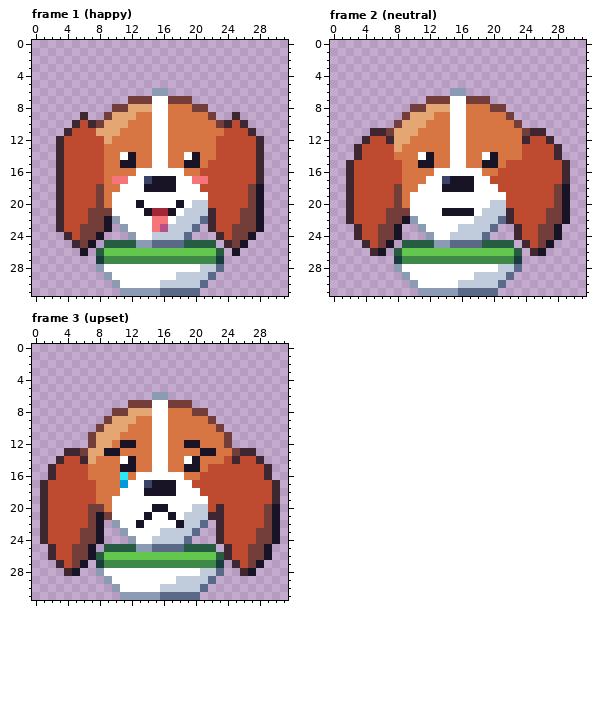
Pixel-art file: art/dogs/face-dog-biscuit.aseprite. The picture above is the old version.
32x32 pixels, 3 frames. Shown: frame 1 (happy), frame 2 (neutral), frame 3 (upset).
New version:
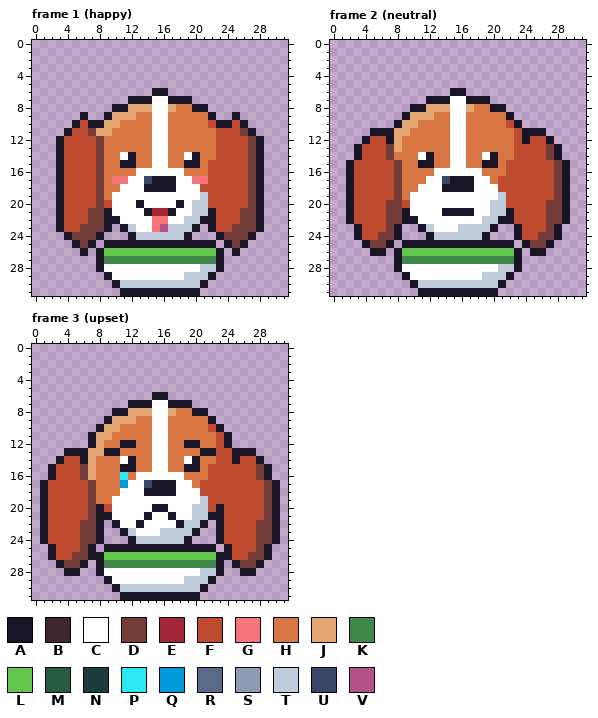
Palette (. is transparent): A #181425  B #3e2731  C #ffffff  D #733e39  E #a22633  F #be4a2f  G #f6757a  H #d77643  J #e4a672  K #3e8948  L #63c74d  M #265c42  N #193c3e  P #2ce8f5  Q #0099db  R #5a6988  S #8b9bb4  T #c0cbdc  U #3a4466  V #b55088
Diff:
--- frame 1 (happy)
@@ x 0..31 @@
  5 ................................
- 6 ...............SS...............
- 7 ............DDDCCDDD............
- 8 ..........DDJJJCCHHHDD..........
- 9 ......B..DJJJHHCCHHHHHD..B......
-10 .....BFBDJJJHHHCCHHHHHHDBFB.....
-11 ....BFFFJJJHHHHCCHHHHHHHFFFB....
-12 ...BFFFFFJHHHHHCCHHHHHHFFFFFB...
-13 ...BFFFFFHHHHHHCCHHHHHHFFFFFB...
-14 ...BFFFFFHHCAHHCCHHCAHHFFFFFB...
-15 ...BFFFFFHHAAHHCCHHAAHFFFFFFB...
-16 ...BFFFFFHHHHCCCCCCHHFFFFFFFB...
-17 ...BFFFFFHGGCCUAAACCGGFFFFFFB...
-18 ...BFFFFDHHCCCAAAACCCFFFFFFDA...
-19 ...BFFFFDHCCCCCCCCCCCCFFFFFDA...
-20 ...BFFFFDHCCCACCCCACTTFFFFFDA...
-21 ...BFFFDDDCCCCAEEACTTTBFFFDDA...
-22 ...BFFFDDASCCCCGGCTTTRBFFFDDA...
-23 ...BFFDDDA.SCCCGVTTTR.BFFDDDA...
-24 ....BFDDA...SCCTTTTR...BFDDA....
-25 .....BDA.MMMMSSRRRRMMMM.BDA.....
-26 ......A.MLLLLLLLLLLLLLLM.A......
-27 ........NKKKKKKKKKKKKKKN........
-28 ........SCCCCCCCCCCCCTTR........
-29 .........SCCCCCCCCTTTTR.........
-30 ..........SCCCCCTTTTTR..........
-31 ...........SSSSSRRRRR...........
+ 6 ...............AA...............
+ 7 ............AAACCAAA............
+ 8 ..........AAJJJCCJHHAA..........
+ 9 ......A..AJJJHHCCHHHHHA..A......
+10 .....AFAAJJHHHHCCHHHHHFAAFA.....
+11 ....AFFDJJHHHHHCCHHHHHHFFFDA....
+12 ...AFFFFDHHHHHHCCHHHHHHFFFFDA...
+13 ...AFFFFDHHHHHHCCHHHHHHFFFFDA...
+14 ...AFFFFDHHCAHHCCHHCAHHFFFFDA...
+15 ...AFFFFDHHAAHHCCHHAAHFFFFFDA...
+16 ...AFFFFDHHHHCCCCCCHHHFFFFFDA...
+17 ...AFFFFDHGGCCUAAACCGGFFFFFDA...
+18 ...AFFFFDHHCCCAAAACCCFFFFFFDA...
+19 ...AFFFFDHCCCCCCCCCCCTFFFFFDA...
+20 ...AFFFFDFCCCACCCCACTTFFFFFDA...
+21 ...AFFFDDACCCCAEEACCTTAFFFDDA...
+22 ...AFFFDDAACCCCGGCCTTAAFFFDDA...
+23 ...AFFDDDA.ATCCGVTTTA.AFFDDDA...
+24 ....ADDDA...ATTTTTTA...ADDDA....
+25 .....ADA.AAAAAAAAAAAAAA.ADA.....
+26 ......A.ALLLLLLLLLLLLLLA.A......
+27 ........AKKKKKKKKKKKKKKA........
+28 ........ACCCCCCCCCCCCTTA........
+29 .........ACCCCCCCCCTTTA.........
+30 ..........ATTTTTTTTTTA..........
+31 ...........AAAAAAAAAA...........
--- frame 2 (neutral)
@@ x 0..31 @@
  5 ................................
- 6 ...............SS...............
- 7 ............DDDCCDDD............
- 8 ..........DDJJJCCHHHDD..........
- 9 .........DJJJHHCCHHHHHD.........
-10 ........DJJJHHHCCHHHHHHD........
-11 .....BBDJJJHHHHCCHHHHHHHDBB.....
-12 ....BFFBJJHHHHHCCHHHHHHHBFFB....
-13 ...BFFFFJHHHHHHCCHHHHHHHFFFFB...
-14 ...BFFFFHHHCAHHCCHHCAHHHFFFFB...
-15 ..BFFFFFFHHAAHHCCHHAAHFFFFFFFB..
-16 ..BFFFFFFHHHHCCCCCCHHFFFFFFFFB..
-17 ..BFFFFFFHHHCCUAAACCFFFFFFFFFB..
-18 ..BFFFFFDHHCCCAAAACCCFFFFFFFDA..
-19 ..BFFFFFDHCCCCCCCCCCCCFFFFFFDA..
-20 ..BFFFFFDHCCCCCCCCCCTTFFFFFFDA..
-21 ..BFFFFDDDCCCCAAAACTTTBFFFFDDA..
-22 ..BFFFFDDASCCCCCCCTTTRBFFFFDDA..
-23 ...BFFDDA..SCCCCTTTTR..BFFDDA...
-24 ...BFFDDA...SCCTTTTR...BFFDDA...
-25 ....BFDA.MMMMSSRRRRMMMM.BFDA....
-26 .....BA.MLLLLLLLLLLLLLLM.BA.....
-27 ........NKKKKKKKKKKKKKKN........
-28 ........SCCCCCCCCCCCCTTR........
-29 .........SCCCCCCCCTTTTR.........
-30 ..........SCCCCCTTTTTR..........
-31 ...........SSSSSRRRRR...........
+ 6 ...............AA...............
+ 7 ............AAACCAAA............
+ 8 ..........AAJJJCCJHHAA..........
+ 9 .........AJJJHHCCHHHHHA.........
+10 ........AJJHHHHCCHHHHHFA........
+11 .....AAAJJHHHHHCCHHHHHHFAAA.....
+12 ....AFFAJHHHHHHCCHHHHHHFAFFA....
+13 ...AFFFDJHHHHHHCCHHHHHHFFFFDA...
+14 ...AFFFDHHHCAHHCCHHCAHHFFFFDA...
+15 ..AFFFFFDHHAAHHCCHHAAHFFFFFFDA..
+16 ..AFFFFFDHHHHCCCCCCHHHFFFFFFDA..
+17 ..AFFFFFDHHHCCUAAACCHFFFFFFFDA..
+18 ..AFFFFFDHHCCCAAAACCCFFFFFFFDA..
+19 ..AFFFFFDHCCCCCCCCCCCTFFFFFFDA..
+20 ..AFFFFDDFCCCCCCCCCCTTFFFFFDDA..
+21 ..AFFFFDDACCCCAAAACCTTAFFFFDDA..
+22 ..AFFFFDDAACCCCCCCCTTAAFFFFDDA..
+23 ...AFFFDA..ATCCCTTTTA..AFFFDA...
+24 ...AFFDDA...ATTTTTTA...AFFDDA...
+25 ....ADDA.AAAAAAAAAAAAAA.ADDA....
+26 .....AA.ALLLLLLLLLLLLLLA.AA.....
+27 ........AKKKKKKKKKKKKKKA........
+28 ........ACCCCCCCCCCCCTTA........
+29 .........ACCCCCCCCCTTTA.........
+30 ..........ATTTTTTTTTTA..........
+31 ...........AAAAAAAAAA...........
--- frame 3 (upset)
@@ x 0..31 @@
  5 ................................
- 6 ...............SS...............
- 7 ............DDDCCDDD............
- 8 ..........DDJJJCCHHHDD..........
- 9 .........DJJJHHCCHHHHHD.........
-10 ........DJJJHHHCCHHHHHHD........
-11 .......DJJJHHHHCCHHHHHHHD.......
-12 .......DJJHAAHHCCHHAAHHHD.......
-13 ....BBDJJAAHHHHCCHHHHAAHHDBB....
-14 ...BFFBJHHHCAHHCCHHCAHHHFBFFB...
-15 ..BFFFFHHHHAAHHCCHHAAHFFFFFFFB..
-16 ..BFFFFHHHHPHCCCCCCHHFFFFFFFFB..
-17 .BFFFFFFHHHQCCUAAACCFFFFFFFFFFB.
-18 .BFFFFFFHHHCCCAAAACCCFFFFFFFFFB.
-19 .BFFFFFFHHCCCCCCCCCCCCFFFFFFFFB.
-20 .BFFFFFDDHCCCCCAACCCTTFBFFFFFDA.
-21 .BFFFFFDADCCCCACCACTTTBBFFFFFDA.
-22 .BFFFFFDA.SCCACCCCATTR.BFFFFFDA.
-23 .BFFFFDDA..SCCCCTTTTR..BFFFFDDA.
-24 .BFFFFDDA...SCCTTTTR...BFFFFDDA.
-25 ..BFFDDA.MMMMSSRRRRMMMM.BFFDDA..
-26 ..BFFDDAMLLLLLLLLLLLLLLMBFFDDA..
-27 ...BFDA.NKKKKKKKKKKKKKKN.BFDA...
-28 ....BA..SCCCCCCCCCCCCTTR..BA....
-29 .........SCCCCCCCCTTTTR.........
-30 ..........SCCCCCTTTTTR..........
-31 ...........SSSSSRRRRR...........
+ 6 ...............AA...............
+ 7 ............AAACCAAA............
+ 8 ..........AAJJJCCJHHAA..........
+ 9 .........AJJJHHCCHHHHHA.........
+10 ........AJJHHHHCCHHHHHFA........
+11 .......AJJHHHHHCCHHHHHHFA.......
+12 .......AJHHAAHHCCHHAAHHFA.......
+13 ....AAAJJAAHHHHCCHHHHAAFFAAA....
+14 ...AFFAJHHHCAHHCCHHCAHHFFAFFA...
+15 ..AFFFDJHHHAAHHCCHHAAHFFFFFFDA..
+16 ..AFFFDJHHHPHCCCCCCHHHFFFFFFDA..
+17 .AFFFFFDHHHQCCUAAACCHFFFFFFFFDA.
+18 .AFFFFFDHHHCCCAAAACCCFFFFFFFFDA.
+19 .AFFFFFDHHCCCCCCCCCCCTFFFFFFFDA.
+20 .AFFFFFDAFCCCCCAACCCTTFAFFFFFDA.
+21 .AFFFFFDAACCCCACCACCTTAAFFFFFDA.
+22 .AFFFFDDA.ACCACCCCATTA.AFFFFDDA.
+23 .AFFFFDDA..ATCCCTTTTA..AFFFFDDA.
+24 .AFFFFDDA...ATTTTTTA...AFFFFDDA.
+25 ..AFFFDA.AAAAAAAAAAAAAA.AFFFDA..
+26 ..AFFDDAALLLLLLLLLLLLLLAAFFDDA..
+27 ...ADDA.AKKKKKKKKKKKKKKA.ADDA...
+28 ....AA..ACCCCCCCCCCCCTTA..AA....
+29 .........ACCCCCCCCCTTTA.........
+30 ..........ATTTTTTTTTTA..........
+31 ...........AAAAAAAAAA...........
Changed places in both pictures, as pixel boxes (x1, y1, x2, y2):
changed: (56, 88, 264, 296)
changed: (346, 88, 570, 296)
changed: (40, 392, 280, 600)
